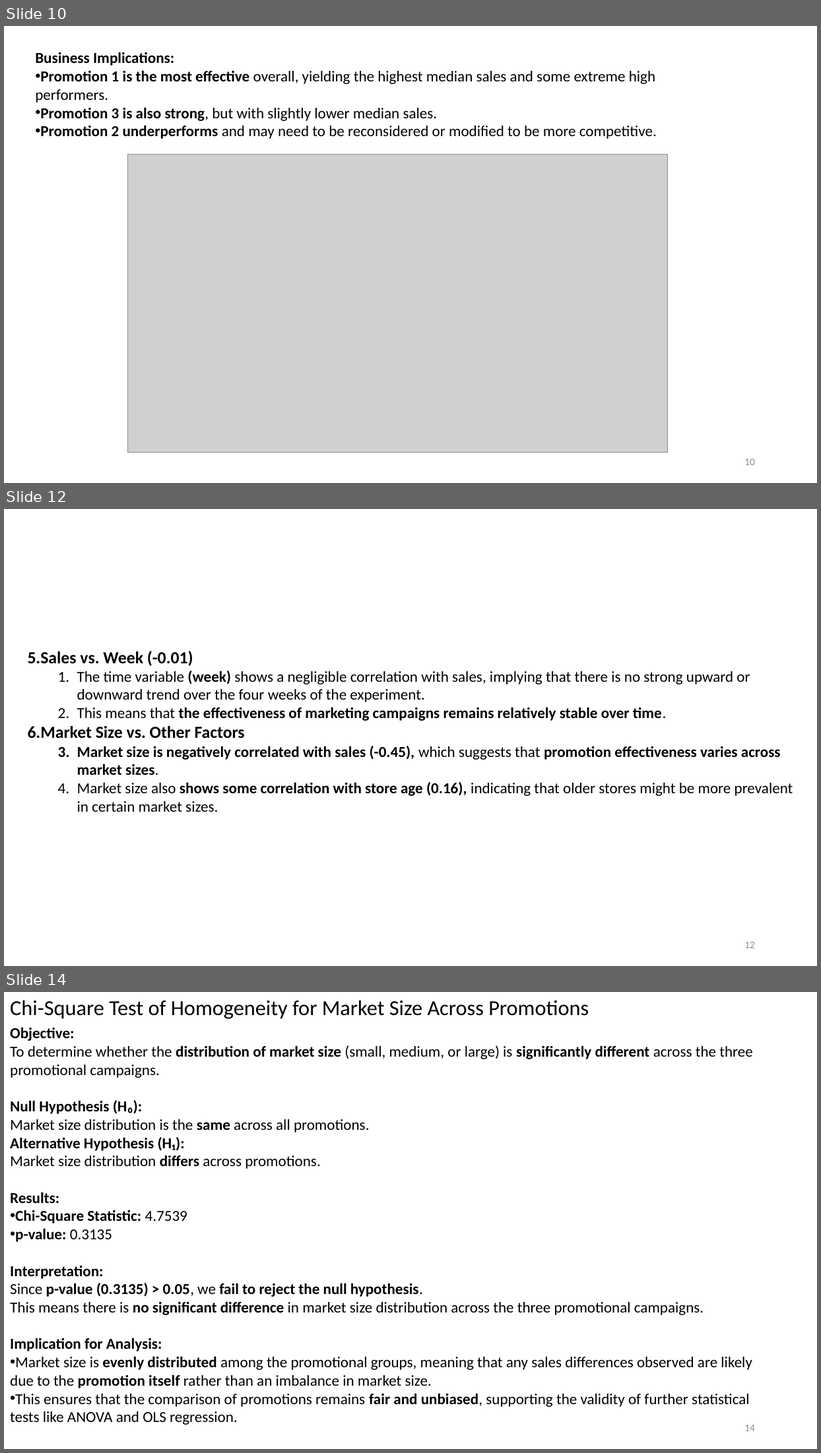
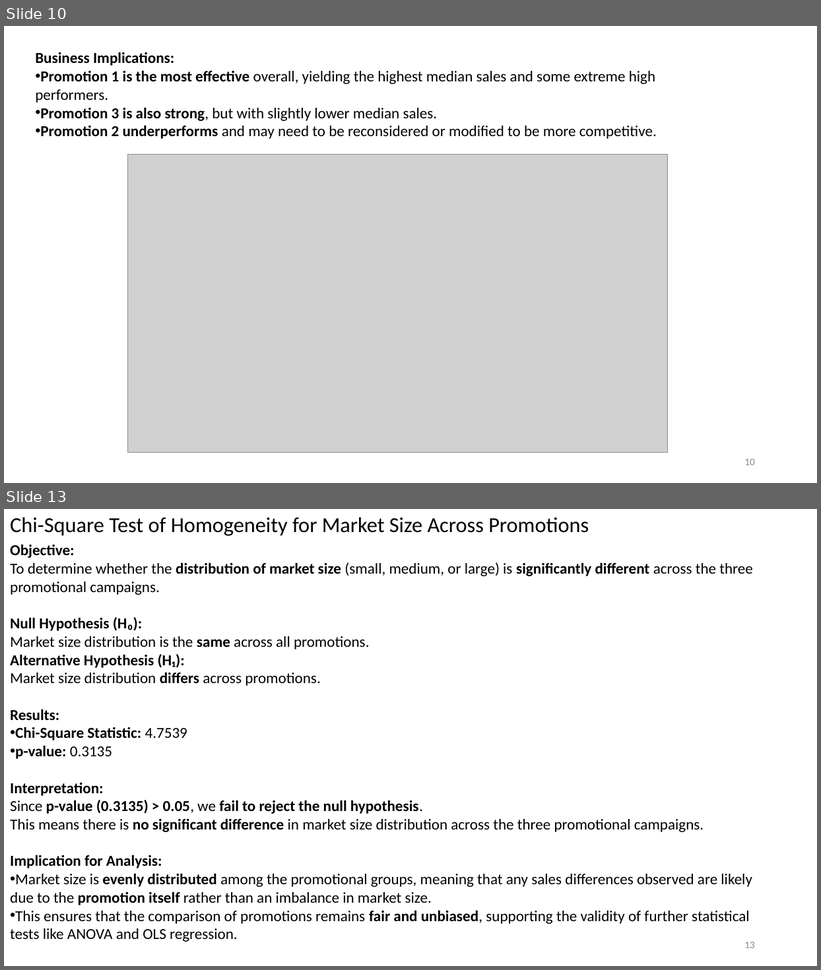
Before and after one commit to lopamudra01/sale, a slide deck: Marketing Experiment Analysis for a Fast-Food Chain ..pptx. Shown one above the other, each under a label of ours: slides 10, 12 and 14 before the commit, slides 10 and 13 after it; the slides between them are not shown. The pictures are 821x1453 and 821x970 pixels, drawn with LibreOffice and Linux fonts; fonts in the diff are those of the drawing; grey boxes stand for pictures. Boxes give left, top, right and bottom in pixels: in the first picture for what was removed or moved away, otherwise in the second. Text is boxed around its words. In the diff, an @@ line names an element or a change of style, - is before the commit and + after.

```diff
--- a/Marketing Experiment Analysis for a Fast-Food Chain ..pptx
+++ b/Marketing Experiment Analysis for a Fast-Food Chain ..pptx
@@ slide 12 removed at box(4, 509, 817, 966), background #FFFFFF @@
@@ text removed at box(28, 651, 793, 812) @@
-5.Sales vs. Week (-0.01)
-  1. The time variable (week) shows a negligible correlation with sales, implying that there is no strong upward or downward trend over the four weeks of the experiment.
-  2. This means that the effectiveness of marketing campaigns remains relatively stable over time.
-6.Market Size vs. Other Factors
-  1. Market size is negatively correlated with sales (-0.45), which suggests that promotion effectiveness varies across market sizes.
-  2. Market size also shows some correlation with store age (0.16), indicating that older stores might be more prevalent in certain market sizes.
@@ page number removed at box(745, 942, 755, 949) @@
-12
@@ what was slide 14 is now slide 13 @@
@@ page number at box(745, 942, 755, 949): text changed @@
-14
+13
```
Also in this commit, not shown: 11 slides changed.
